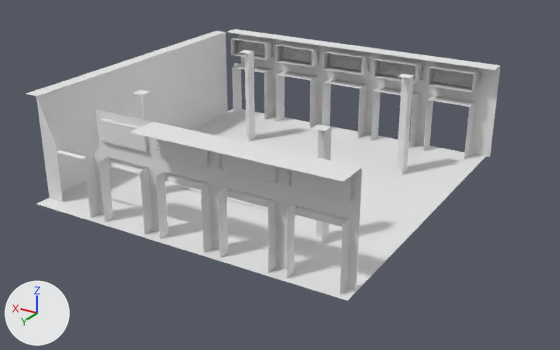
What one commit did to the FBX model Examen/Assets/3D/Environment/Model/SM_Warehouse_Level_3.fbx.
Before and after are seen from a 50 mm lens placed at (-23.5, 36.2, 19.2), pointed at (-2.0, 0.4, 1.3). Arrows for +X, +Y and +Z are at lower left; the lights stay in place. Where no turn or scale is listed for an object, it has been applied to the vertices.

Before the edit, the objects in view are built like this:
```python
me_cylinder_043 = bpy.data.meshes.new('Cylinder.043')
me_cylinder_043.from_pydata(...)  # 10 vertices, 5 faces; spans x -0.36..0.36, y -0.36..0.36, z -3.11..3.11
me_cylinder_043.materials.append(mat_material_001)  # its picture is missing
me_plane_025 = bpy.data.meshes.new('Plane.025')
me_plane_025.from_pydata(...)  # 833 vertices, 550 faces; spans x -10.1..10.7, y -10.2..10.9, z 0.2..6.4
# faces by material slot: [541, 9]
me_plane_025.materials.append(mat_material_001)  # its picture is missing
me_plane_025.materials.append(mat_glass)  # white #e7e7e7
me_plane_027 = bpy.data.meshes.new('Plane.027')
me_plane_027.from_pydata([(-8.0, -10.2, 0.2), (11.8, -10.2, 0.2), (-8.0, 10.1, 0.2), (11.8, 10.1, 0.2)], [], [(0, 1, 3, 2)])
me_plane_027.materials.append(mat_material_001)  # its picture is missing
ob_sm_muur = bpy.data.objects.new('SM_Muur', me_plane_025)
ob_sm_muur.location = (-0.94, -1.02, 0.0)
ob_sm_vloer = bpy.data.objects.new('SM_Vloer', me_plane_027)
ob_sm_vloer.location = (-2.75, -1.02, 0.0)
ob_sm_zuil_001 = bpy.data.objects.new('SM_Zuil.001', me_cylinder_043)
ob_sm_zuil_001.location = (-6.84, -5.94, 3.28)
# also in view: 'SM_Zuil.002' at (4.4, -5.9, 3.3); 'SM_Zuil' at (-6.8, 4.6, 3.3)
```
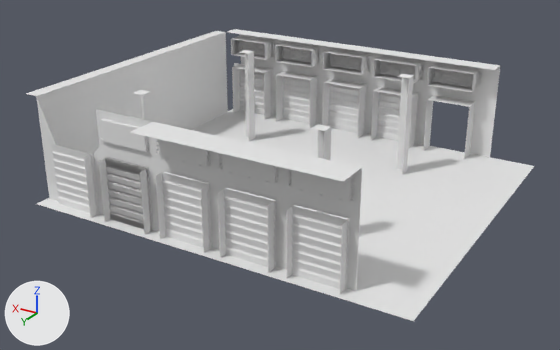
What differs and where, as boxes (x1, y1, x2, y2) in the pictures (560 x 350 px):
'SM_Vloer', reshaped (11% wider, 10% taller): before (37, 109, 485, 301); after (37, 109, 534, 321)
'Plane', added: after (290, 205, 349, 291)
'Plane.002', added: after (222, 188, 276, 269)
'Plane.001', added: after (160, 172, 211, 249)
'Plane.004', added: after (104, 158, 152, 232)
'Plane.005', added: after (51, 144, 97, 214)
'Plane.012', added: after (328, 79, 367, 134)
'Plane.014', added: after (282, 71, 318, 125)
'Plane.013', added: after (376, 87, 419, 144)
'Plane.015', added: after (238, 64, 272, 116)
part 1 of me_plane_025, deleted: before (108, 157, 349, 227)

Diff of the bpy script that builds the scene:
```diff
--- a/Examen/Assets/3D/Environment/Model/SM_Warehouse_Level_3.fbx.py
+++ b/Examen/Assets/3D/Environment/Model/SM_Warehouse_Level_3.fbx.py
@@ me_plane_025 @@
-me_plane_025.from_pydata(...)  # 833 vertices, 550 faces; spans x -10.1..10.7, y -10.2..10.9, z 0.2..6.4
+me_plane_025.from_pydata(...)  # 801 vertices, 526 faces; spans x -10.1..10.7, y -10.2..10.9, z 0.2..6.4
+# me_plane_025 part 1
+# 32 vertices are removed from x -9.3..5.0, y 9.0..9.2, z 3.3..3.7
+# 24 faces are deleted
 me_plane_025.materials.append(mat_material_001)
@@ me_plane_027 @@
 me_plane_027.from_pydata(...)  # 4 vertices, 1 face; spans x -8.0..11.8, y -10.2..10.1, z 0.2
-me_plane_027.vertices[0].co = (-8.0, -10.2, 0.2)  # pixel (485, 156)
-me_plane_027.vertices[2].co = (-8.0, 10.1, 0.2)  # pixel (347, 300)
+# me_plane_027 part 2
+me_plane_027.vertices[0].co = (-11.1, -10.2, 0.2)  # pixel (534, 166)
+me_plane_027.vertices[2].co = (-11.1, 10.1, 0.2)  # pixel (413, 321)
 me_plane_027.materials.append(mat_material_001)
@@ ob_plane_015 @@
+ob_plane_015 = bpy.data.objects.new('Plane.015', me_plane_043)  # 46 vertices, 22 faces; spans x -1.48..1.48, y -0.06..0.0, z -3.68..0.0; in mat_material_001 (its picture is missing)
+ob_plane_015.location = (7.02, -10.89, 3.86)
@@ ob_plane_005 @@
+ob_plane_005 = bpy.data.objects.new('Plane.005', me_plane_033)  # 46 vertices, 22 faces; spans x -1.48..1.48, y -0.06..0.0, z -3.68..0.0; in mat_material_001 (its picture is missing)
+ob_plane_005.location = (6.48, 8.36, 3.86)
@@ ob_plane_012 @@
+ob_plane_012 = bpy.data.objects.new('Plane.012', me_plane_040)  # 46 vertices, 22 faces; spans x -1.48..1.48, y -0.06..0.0, z -3.68..0.0; in mat_material_001 (its picture is missing)
+ob_plane_012.location = (-0.61, -10.89, 3.86)
@@ ob_plane_001 @@
+ob_plane_001 = bpy.data.objects.new('Plane.001', me_plane_029)  # 46 vertices, 22 faces; spans x -1.48..1.48, y -0.06..0.0, z -3.68..0.0; in mat_material_001 (its picture is missing)
+ob_plane_001.location = (-1.16, 8.36, 3.86)
@@ ob_plane_004 @@
+ob_plane_004 = bpy.data.objects.new('Plane.004', me_plane_032)  # 46 vertices, 22 faces; spans x -1.48..1.48, y -0.06..0.0, z -3.68..0.0; in mat_material_001 (its picture is missing)
+ob_plane_004.location = (2.63, 8.36, 3.86)
@@ ob_plane_014 @@
+ob_plane_014 = bpy.data.objects.new('Plane.014', me_plane_040.copy())
+ob_plane_014.location = (3.17, -10.89, 3.86)
@@ ob_plane_002 @@
+ob_plane_002 = bpy.data.objects.new('Plane.002', me_plane_030)  # 46 vertices, 22 faces; spans x -1.48..1.48, y -0.06..0.0, z -3.68..0.0; in mat_material_001 (its picture is missing)
+ob_plane_002.location = (-4.99, 8.36, 3.86)
@@ ob_plane_013 @@
+ob_plane_013 = bpy.data.objects.new('Plane.013', me_plane_041)  # 46 vertices, 22 faces; spans x -1.48..1.48, y -0.06..0.0, z -3.68..0.0; in mat_material_001 (its picture is missing)
+ob_plane_013.location = (-4.44, -10.89, 3.86)
@@ ob_plane_003 @@
+ob_plane_003 = bpy.data.objects.new('Plane.003', me_plane_031)  # 46 vertices, 22 faces; spans x -1.48..1.48, y -0.06..0.0, z -0.94..2.74; in mat_material_001 (its picture is missing)
+ob_plane_003.location = (2.63, 8.36, 1.12)
@@ ob_plane @@
+ob_plane = bpy.data.objects.new('Plane', me_plane)  # 46 vertices, 22 faces; spans x -1.48..1.48, y -0.06..0.0, z -3.68..0.0; in mat_material_001 (its picture is missing)
+ob_plane.location = (-8.77, 8.36, 3.86)
```
